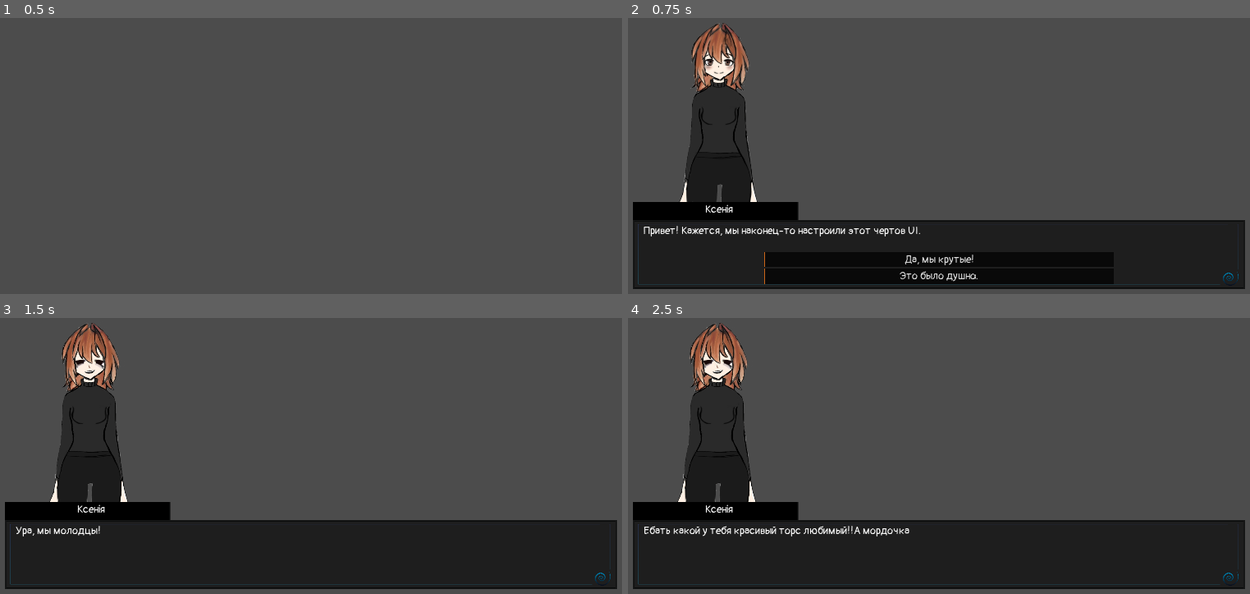
Above: before the commit, frames 1-4 (two rows, left to right).
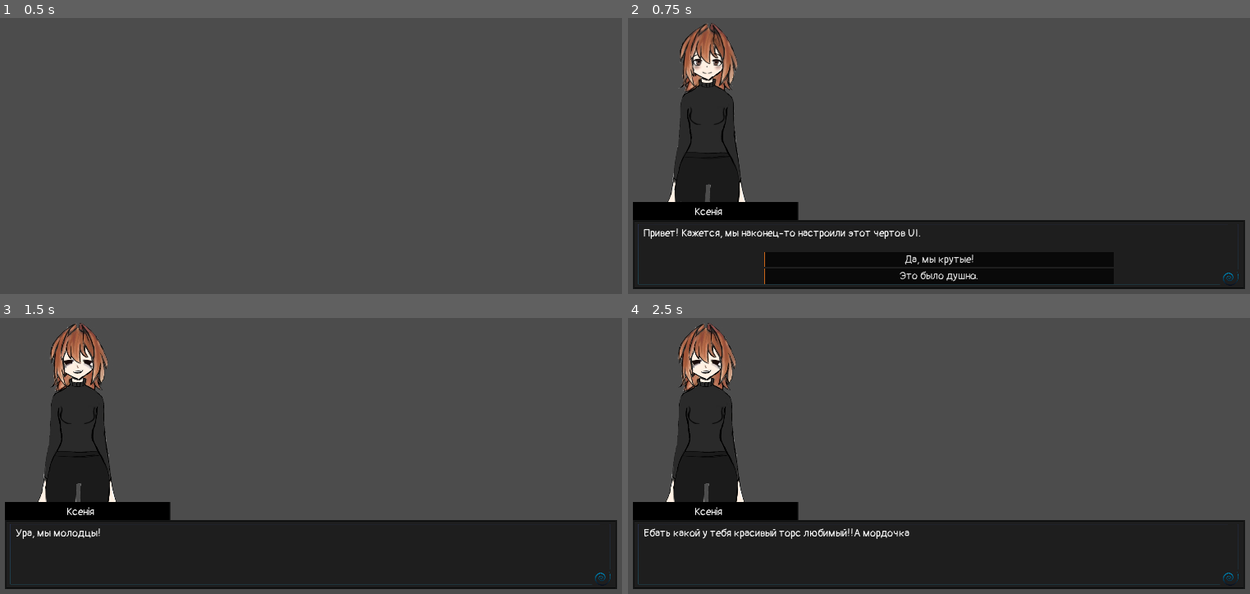
Above: after the commit, the same moments.

Repository: DrBopoH/Ihrovary-JAM-2026__GetThroughToYou__
Game: Godot game, scene res://source/bootstrap/main.tscn
Same seed, same stepped clock (60 frames per second), same inputs: the game is played once before the commit and once after it.
Inputs (mouse positions are in pixels of both pictures, inside the frame that each line leads up to):
- Up to frame 1 (0.5 s): no input
- Up to frame 2 (0.75 s): tap Enter (ui_accept) at 0.5 s; move the mouse to (1082, 92) at 0.52 s; click (1082, 92) at 0.67 s
- Up to frame 3 (1.5 s): tap Enter (ui_accept) at 0.77 s; click "Да, мы крутые!" at 1.25 s
- Up to frame 4 (2.5 s): tap Enter (ui_accept) at 2, 2.27 s; move the mouse to (808, 428) at 2.02 s; click (808, 428) at 2.17 s

Frame 1 is identical in both runs. In frame 2, 4.7% of the frame differs, in the area x 2-47%, y 1-81%; in frame 3, 4.1%; in frame 4, 4.7%.

Commit message:
dialog polishing

Diff:
--- a/project/source/UI.tscn
+++ b/project/source/UI.tscn
@@ -27,7 +27,7 @@
 [node name="PortraitRect" type="TextureRect" parent="DialoguePanel"]
 anchor_top = 1.0
 anchor_bottom = 1.0
-margin_left = -130.0
+margin_left = -164.0
 margin_bottom = -255.0
 grow_vertical = 0
 stretch_mode = 5
@@ -39,14 +39,14 @@
 patch_margin_right = 120
 
 [node name="NameLabel" type="Label" parent="DialoguePanel/Background"]
-margin_left = 212.0
-margin_bottom = 35.0
+margin_left = 182.0
+margin_top = 8.0
 
 [node name="ContentArea" type="Control" parent="DialoguePanel"]
 anchor_right = 1.0
 anchor_bottom = 1.0
 margin_left = 32.0
-margin_top = 64.0
+margin_top = 70.0
 margin_right = -32.0
 margin_bottom = -16.0
 
@@ -57,13 +57,13 @@
 
 [node name="TextLabel" type="RichTextLabel" parent="DialoguePanel/ContentArea/UIStack"]
 margin_right = 1728.0
-margin_bottom = 152.0
+margin_bottom = 146.0
 size_flags_vertical = 3
 
 [node name="ChoicesContainer" type="VBoxContainer" parent="DialoguePanel/ContentArea/UIStack"]
 margin_left = 352.0
-margin_top = 176.0
+margin_top = 170.0
 margin_right = 1376.0
-margin_bottom = 176.0
+margin_bottom = 170.0
 rect_min_size = Vector2( 1024, 0 )
 size_flags_horizontal = 4
